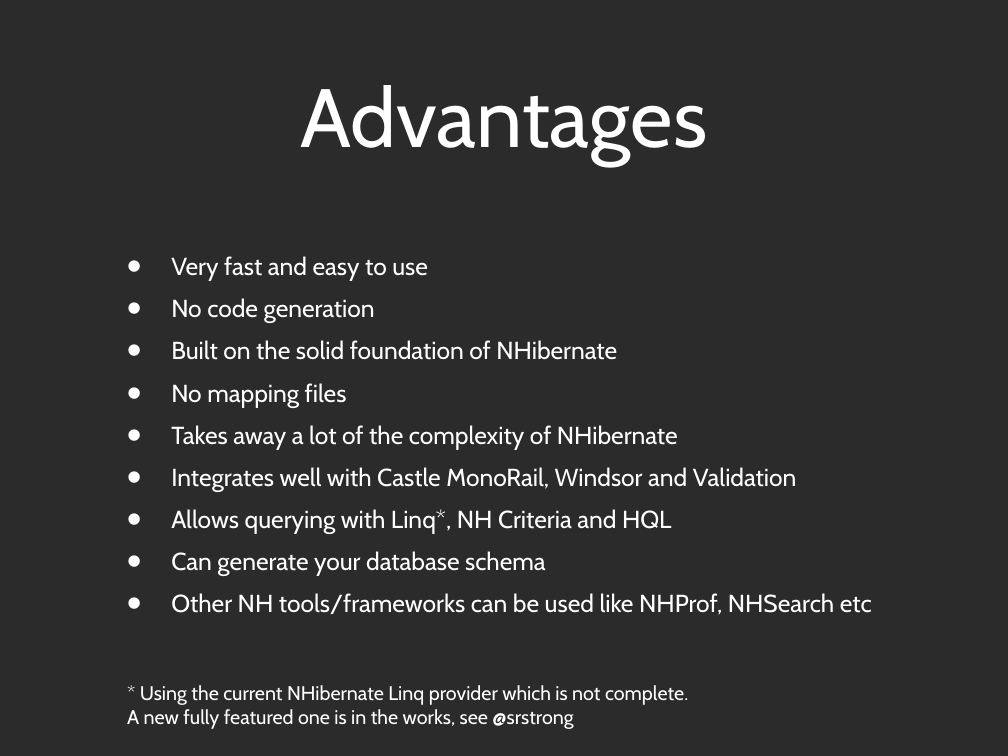
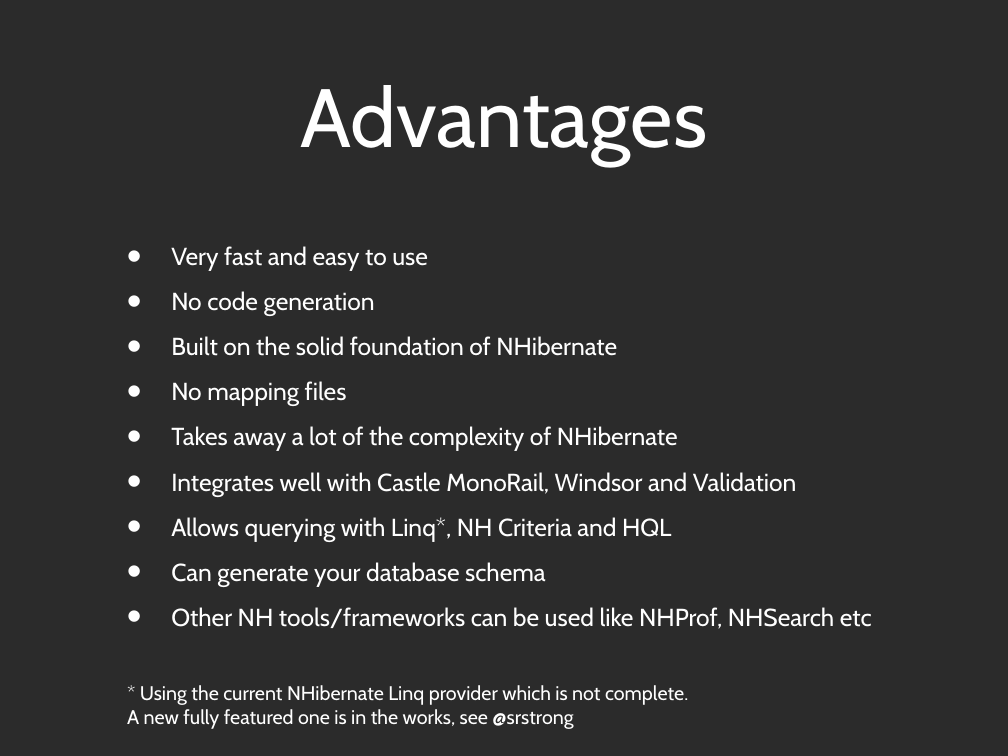
Before and after one commit to andypike/Talks, a slide deck: slide 7 of ORMBattle-Castle-ActiveRecord/ORMBattle-ActiveRecord.ppt. Drawn at 1008x756 pixels with LibreOffice and Linux fonts; fonts in the diff are those of the drawing; background and template pictures are left out; a plain dark background stands for a picture behind light text. Boxes give left, top, right and bottom in pixels: in the first picture for what was removed or moved away, otherwise in the second. Text is boxed around its words. In the diff, an @@ line names an element or a change of style, - is before the commit and + after.

Commit message:
Updated presentation

```diff
--- a/ORMBattle-Castle-ActiveRecord/ORMBattle-ActiveRecord.ppt
+++ b/ORMBattle-Castle-ActiveRecord/ORMBattle-ActiveRecord.ppt
@@ text "Very fast and easy to ..." at <box>171,246,872,629</box>: line spacing 0.9 to 1; more space between paragraphs @@
```
Also in this commit, not shown: 5 other slides changed.
